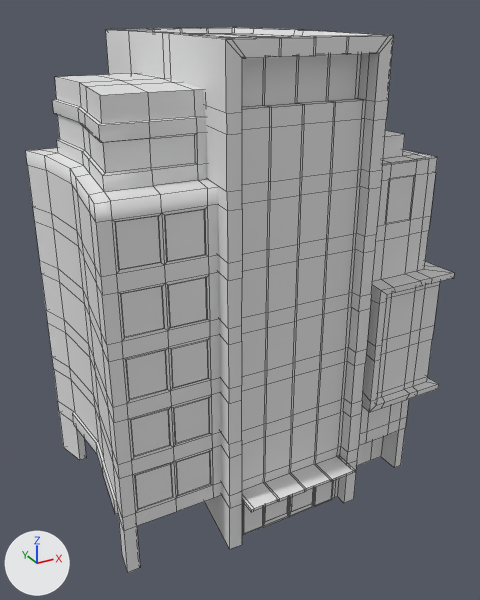
The FBX model Models/Buildings/Hospital_Low.fbx as it was, and as the next commit left it.
Before and after are seen from a 50 mm lens placed at (-20.2, -37.7, 31.9), pointed at (-0.1, -1.1, 13.6). Arrows for +X, +Y and +Z are at lower left; the lights stay in place. The older version comes first. Mesh edges are drawn as thin lines. Where no turn or scale is listed for an object, it has been applied to the vertices. Vertices at exactly the same position are counted once.

In view in the first picture: 'Hospital_Low1'.
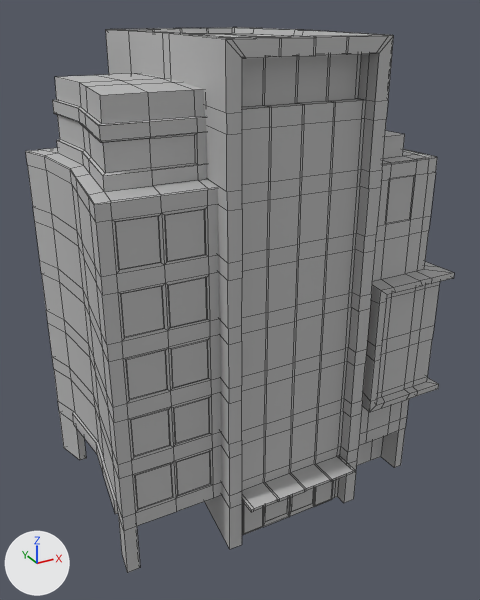
The change in detail:
Material 'UV_Hospital_HQ' (mat_uv_hospital_hq) is new.
Its base color is (0.5, 0.5, 0.5) (grey #bcbcbc).
me_mesh is used by ob_hospital_low1; location (0.0, 0.0, 0.0).
me_mesh had 1954 vertices, 1853 faces and spanned x -11.4..11.9, y -9.7..8.6, z 0.0..30.6.
me_mesh now has 1994 vertices, 1888 faces and spans x -11.4..11.9, y -9.7..8.6, z 0.0..30.6.
Part 1, on me_mesh:
31 faces are deleted.
20 vertices are added at x -10.4..-3.9, y -5.7..5.1, z 26.0..26.7.
24 new vertices lie (0.0, 0.0, 0.8) away from vertices in x -11.4..-3.9, y -7.3..7.3, z 22.5..23.4.
71 new faces join them.
Part 2, on me_mesh:
4 vertices are removed from x -1.9..1.9, y -7.8, z 0.0.
68 faces are deleted.
3 vertices move within x 0.0, y -7.9, z 0.0.
63 new faces join them.
me_mesh part 3: 1778 faces spanning x -11.4..11.9, y -9.7..8.6, z 0.0..30.6 switch from mat_openpbr_shader1 (white #e7e7e7) to mat_uv_hospital_hq (grey #bcbcbc).

What differs and where, as boxes (x1, y1, x2, y2) in the pictures (480 x 600 px; the box of a moved part takes in the faces that stretch with it):
part 1 of me_mesh, reshaped: (26, 100, 218, 222) in both
part 2 of me_mesh, moved or reshaped: (243, 480, 334, 535) in both
part 3 of me_mesh, recoloured (white to grey): (27, 27, 454, 573) in both
